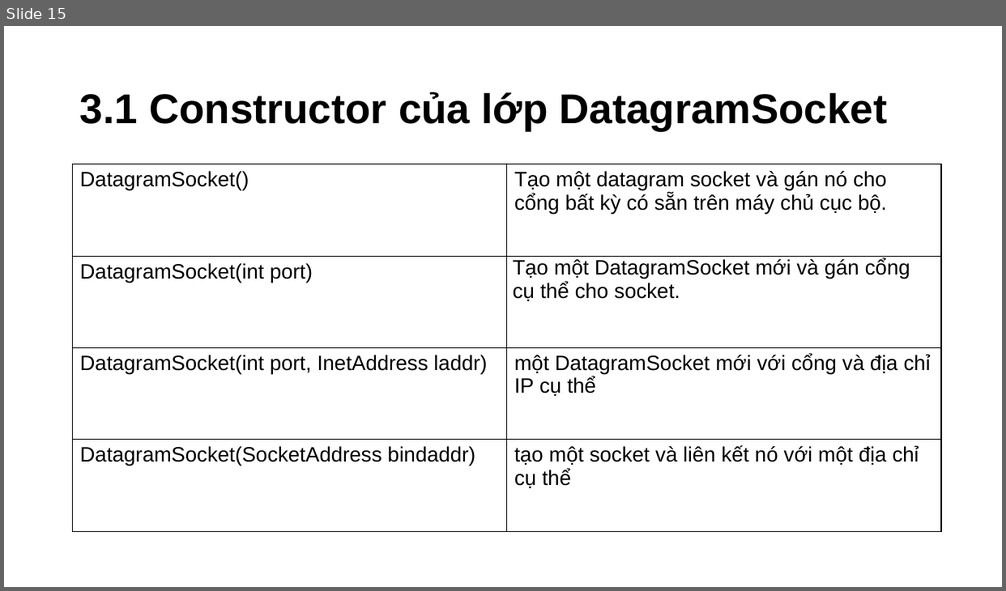
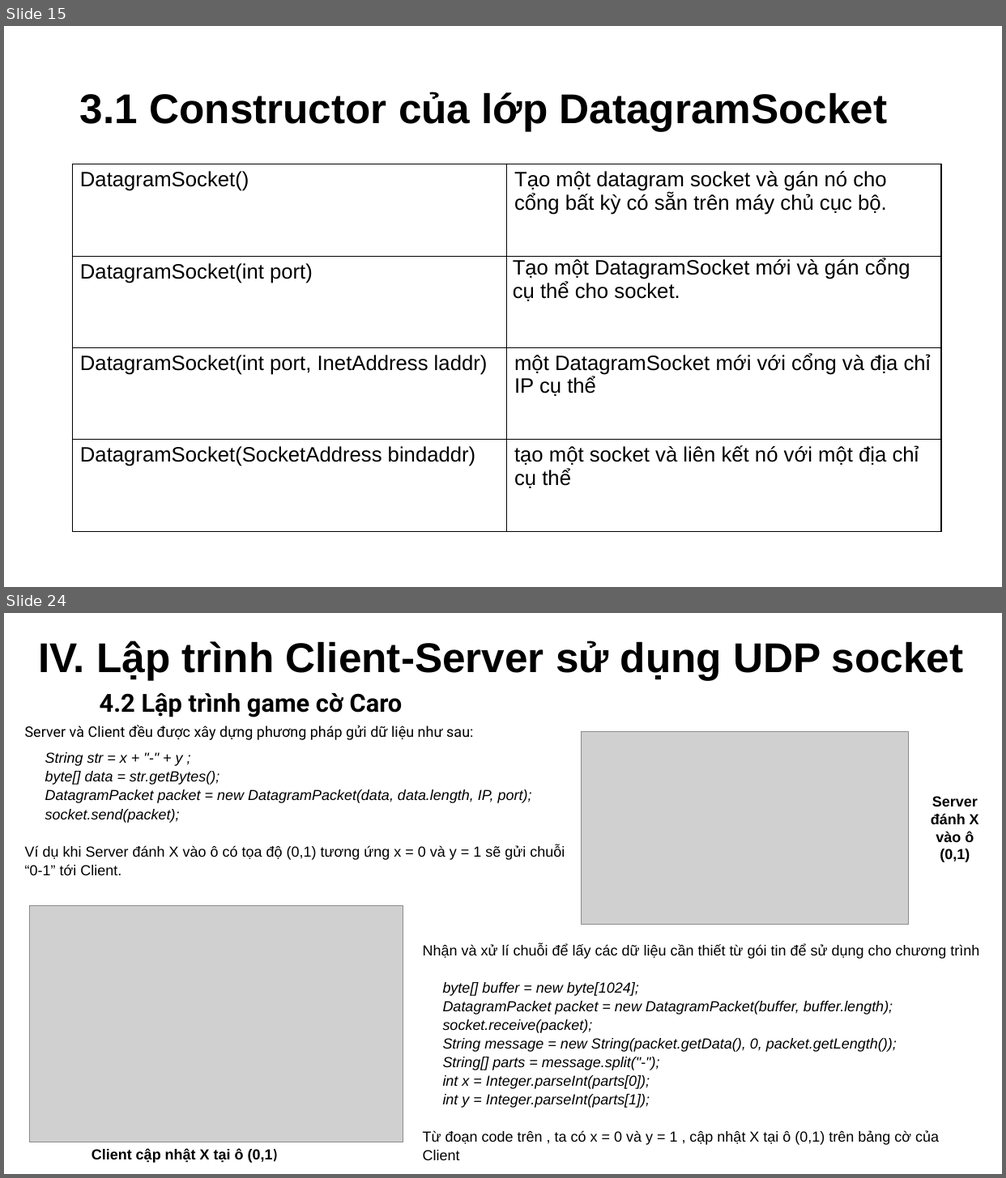
Before and after one commit to Cuid-1412/PowerPoint, a slide deck: Thuyết Trình Java.pptm. Shown one above the other, each under a label of ours: slide 15 before the commit, slides 15 and 24 after it; the slides between them are not shown. The pictures are 1006x591 and 1006x1178 pixels, drawn with LibreOffice and Linux fonts; fonts in the diff are those of the drawing; grey boxes stand for pictures; background and template pictures are left out. Boxes give left, top, right and bottom in pixels: in the first picture for what was removed or moved away, otherwise in the second. Text is boxed around its words. In the diff, an @@ line names an element or a change of style, - is before the commit and + after.

```diff
--- a/Thuyết Trình Java.pptm
+++ b/Thuyết Trình Java.pptm
@@ slide 24 added at [4,613,1002,1174], background #FFFFFF @@
@@ text added at [38,641,964,680], 40 pt, text #000000, bold @@
+IV. Lập trình Client-Server sử dụng UDP socket
@@ text added at [100,693,403,717], 24 pt, text #000000, bold @@
+4.2 Lập trình game cờ Caro
@@ text added at [25,725,473,740], 14 pt, text #000000 @@
+Server và Client đều được xây dựng phương pháp gửi dữ liệu như sau:
@@ picture added at [582,732,908,924] @@
@@ text added at [25,752,565,875], 14 pt, text #000000, italic @@
+String str = x + "-" + y ;
+byte[] data = str.getBytes();
+DatagramPacket packet = new DatagramPacket(data, data.length, IP, port);
+socket.send(packet);
+Ví dụ khi Server đánh X vào ô có tọa độ (0,1) tương ứng x = 0 và y = 1 sẽ gửi chuỗi “0-1” tới Client.
@@ text added at [931,796,979,862], 14 pt, text #000000, bold @@
+Server đánh X vào ô (0,1)
@@ picture added at [29,906,404,1142] @@
@@ text added at [423,944,979,1161], 14 pt, text #000000, italic @@
+Nhận và xử lí chuỗi để lấy các dữ liệu cần thiết từ gói tin để sử dụng cho chương trình
+byte[] buffer = new byte[1024];
+DatagramPacket packet = new DatagramPacket(buffer, buffer.length);
+socket.receive(packet);
+String message = new String(packet.getData(), 0, packet.getLength());
+String[] parts = message.split("-");
+int x = Integer.parseInt(parts[0]);
+int y = Integer.parseInt(parts[1]);
+Từ đoạn code trên , ta có x = 0 và y = 1 , cập nhật X tại ô (0,1) trên bảng cờ của Client
@@ text added at [91,1149,278,1163], 14 pt, text #000000, bold @@
+Client cập nhật X tại ô (0,1)
```
Also in this commit, not shown: 7 slides changed, 10 other slides added.
